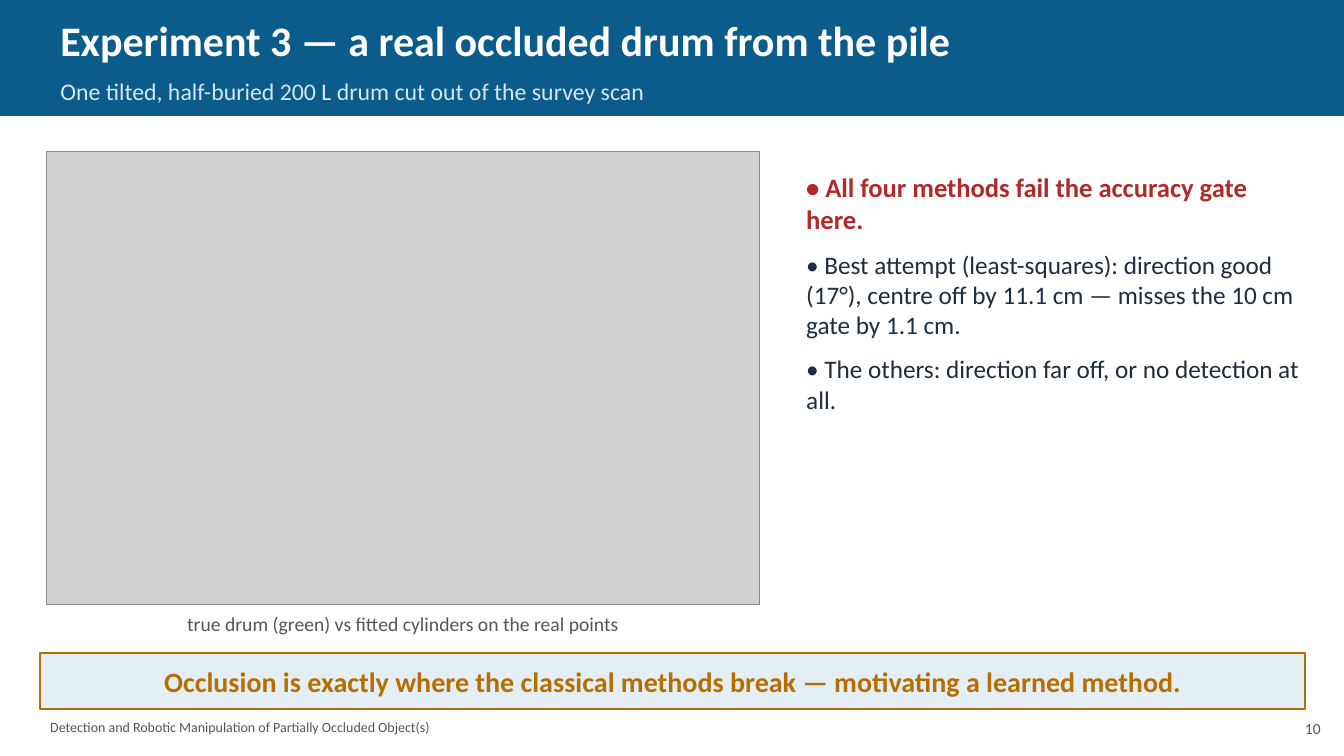
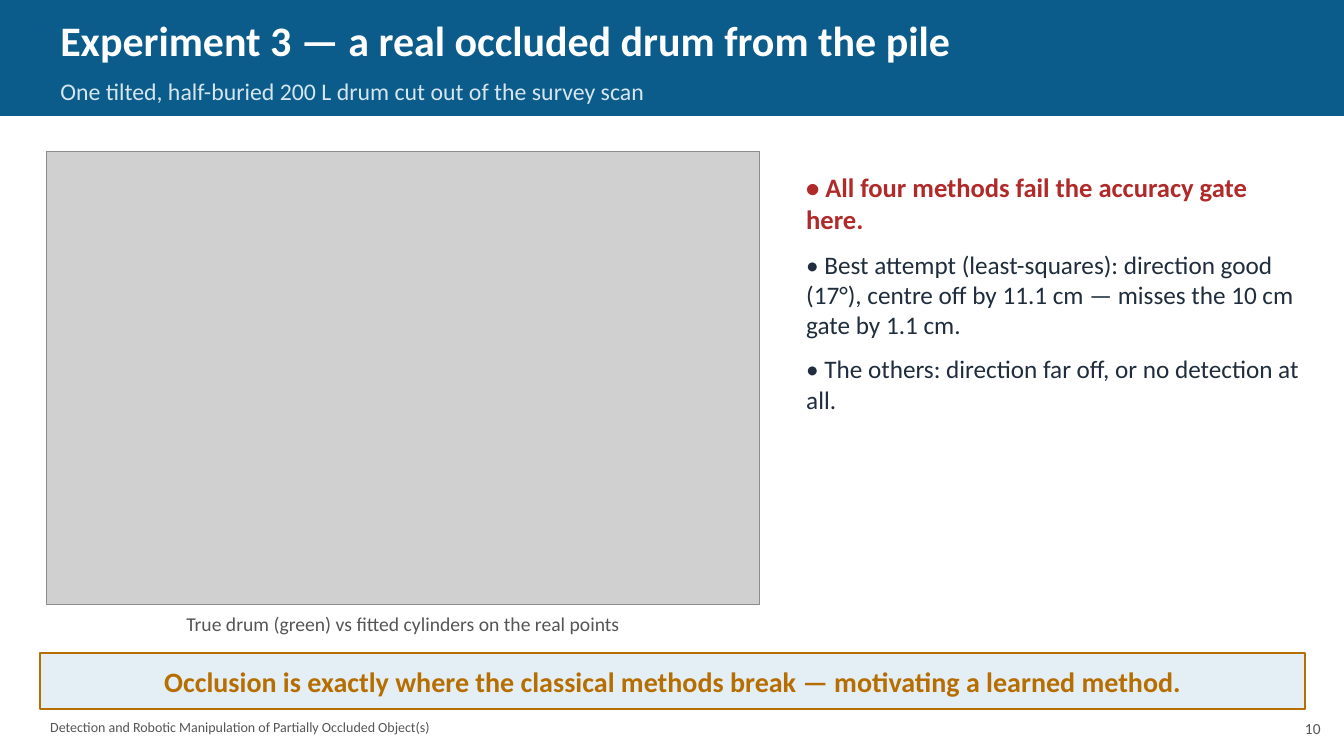
Before and after one commit to coder-1011/barrel-detection, a slide deck: slide 11 of researchwrite/evaluation_presentation.pptx. Drawn at 1344x756 pixels with LibreOffice and Linux fonts; fonts in the diff are those of the drawing; grey boxes stand for pictures. Boxes give left, top, right and bottom in pixels: in the first picture for what was removed or moved away, otherwise in the second. Text is boxed around its words. In the diff, an @@ line names an element or a change of style, - is before the commit and + after.

Commit message:
Eval deck v3.1: trim risks table and move it before roadmap, add thank-you slide, capitalize chart text

```diff
--- a/researchwrite/evaluation_presentation.pptx
+++ b/researchwrite/evaluation_presentation.pptx
@@ text at [186,617,620,635]: text changed @@
-true drum (green) vs fitted cylinders on the real points
+True drum (green) vs fitted cylinders on the real points
```
Also in this commit, not shown: 5 other slides changed, 1 slide added, 12 other files.
